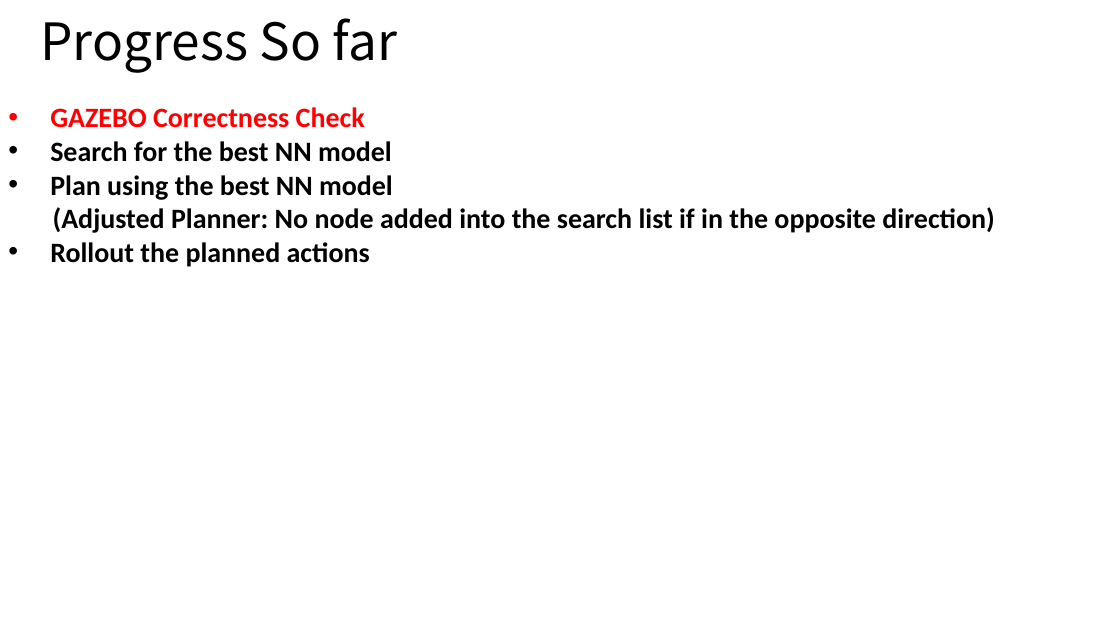
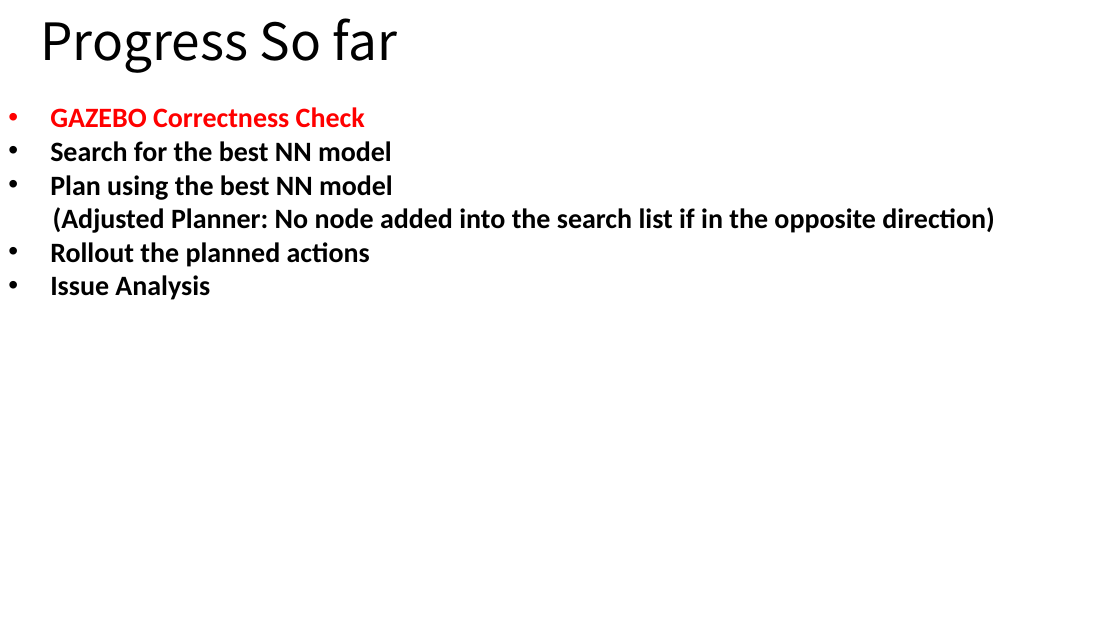
Before and after one commit to ShuoZ9379/t42_hand, a slide deck: slide 3 of zs_sim_robot/meeting_6/meeting_6.pptx. Drawn at 1120x630 pixels with LibreOffice and Linux fonts; fonts in the diff are those of the drawing. Boxes give left, top, right and bottom in pixels: in the first picture for what was removed or moved away, otherwise in the second. Text is boxed around its words. In the diff, an @@ line names an element or a change of style, - is before the commit and + after.

```diff
--- a/zs_sim_robot/meeting_6/meeting_6.pptx
+++ b/zs_sim_robot/meeting_6/meeting_6.pptx
@@ text at [50, 275, 210, 300]: paragraph added @@
+• Issue Analysis
```
Also in this commit, not shown: 4 other slides changed, 3 slides added, 2 slides removed, 4 other files.
